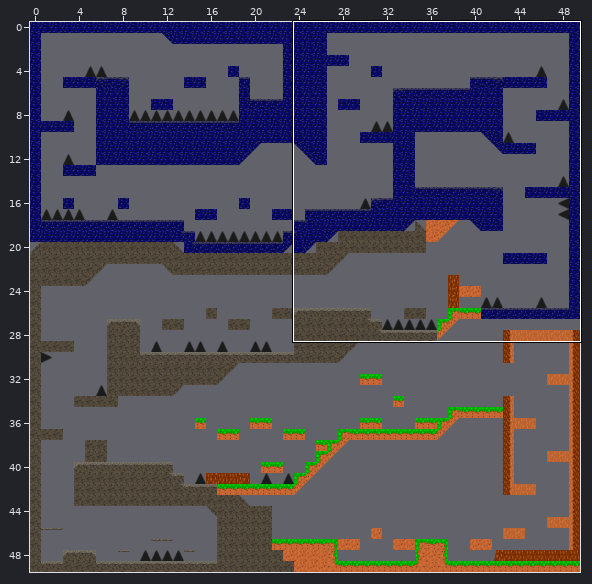
Tiled map, stored at assets/Level1.tmx. Above, an overview of the earlier version with the close-up marked.
Close-up. As it was:
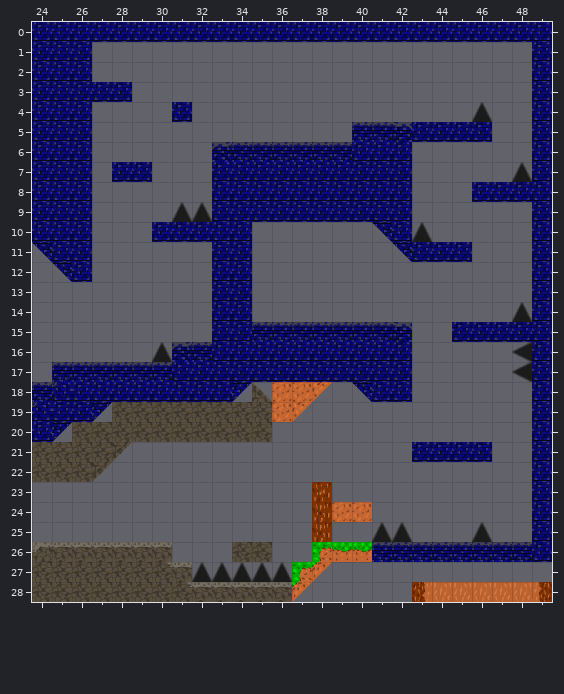
Cells are 32x32 px. Shown: x 24..49, y 0..28. The commit also changed other parts of the map, which this record leaves out.
Once edited:
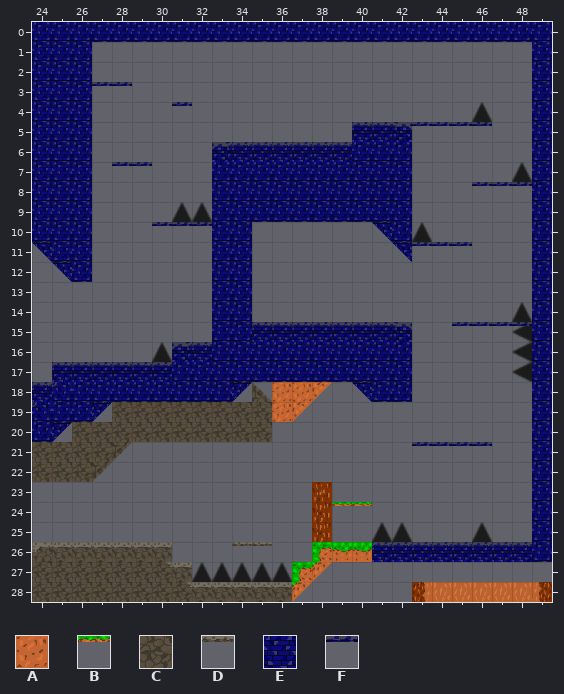
Key: from "TilesetUpdate": A 102, B 352, C 652, D 752, E 902, F 1002.
_ is an empty cell, . an unchanged one.
The author wrote: Integration Objet Plateforme Bug avec ForEach
What changed:
--- layer "Plateforme"
@@ x 27..46 @@
- 3 EE..................
- 4 ....E...............
- 5 ................EEEE
+ 3 FF..................
+ 4 ....F...............
+ 5 ................FFFF
@@ x 28..48 @@
- 7 EE...................
- 8 ..................EEE
+ 7 FF...................
+ 8 ..................FFF
@@ x 30..45 @@
-10 EEE.............
-11 .............EEE
+10 FFF.............
+11 .............FFF
@@ x 45..48 @@
-15 EEEE
+15 FFFF
@@ x 43..46 @@
-21 EEEE
+21 FFFF
@@ x 39..40 @@
-24 AA
+24 BB
@@ x 34..35 @@
-26 CC
+26 DD
